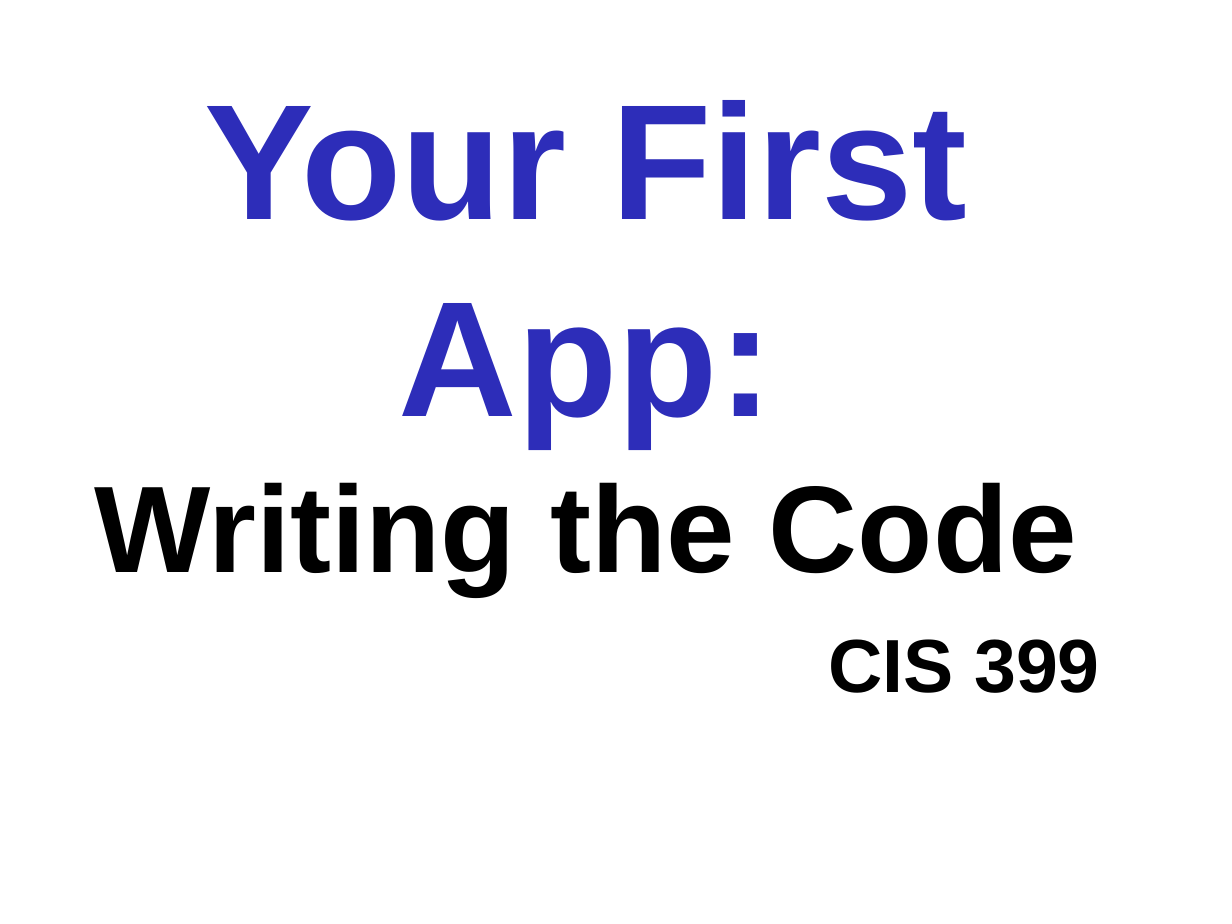
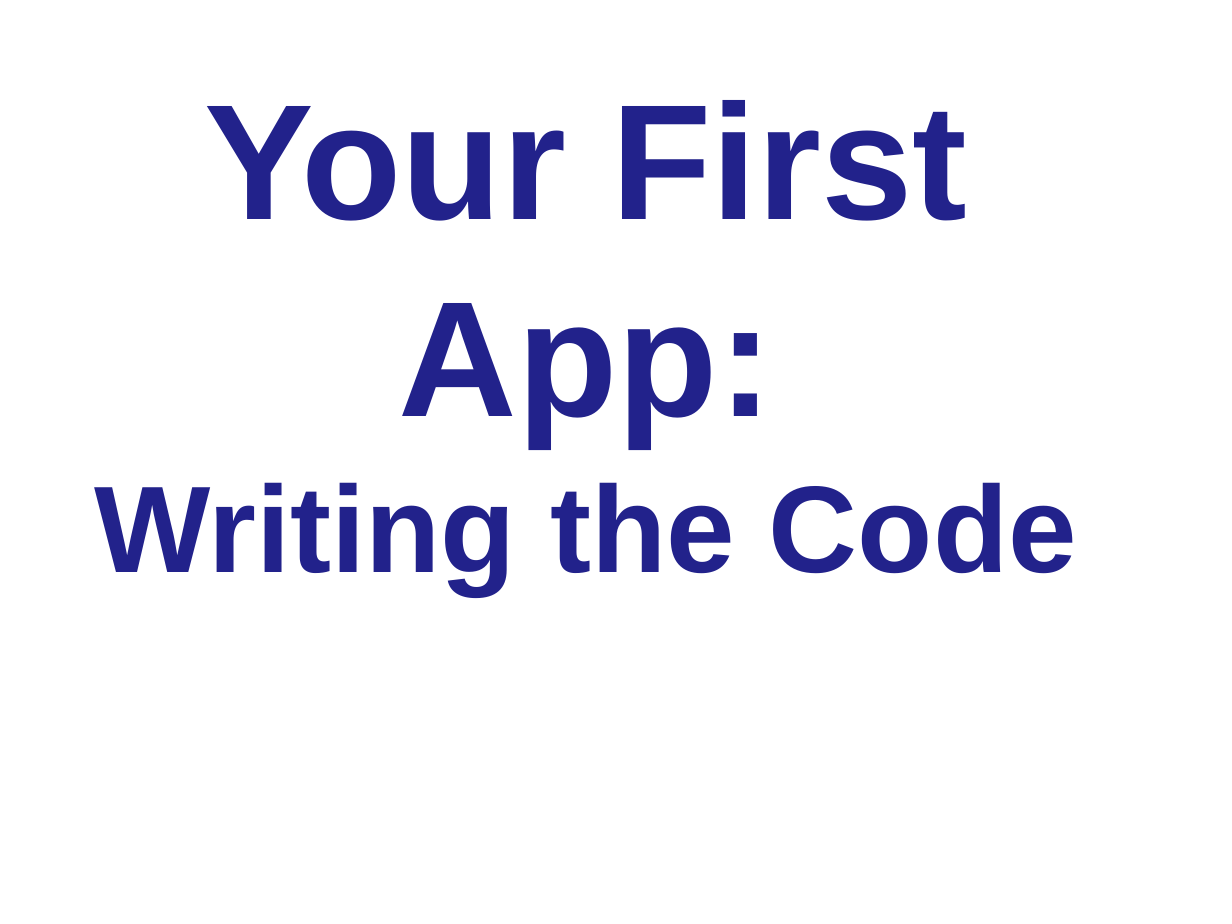
Before and after one commit to ProfBird/AndroidAppDev1-CourseMaterials, a slide deck: slide 1 of docs/Slides/1-Intro-3-FirstAppCode.pptx. Drawn at 1232x924 pixels with LibreOffice and Linux fonts; fonts in the diff are those of the drawing; background and template pictures are left out. Boxes give left, top, right and bottom in pixels: in the first picture for what was removed or moved away, otherwise in the second. Text is boxed around its words. In the diff, an @@ line names an element or a change of style, - is before the commit and + after.

```diff
--- a/docs/Slides/1-Intro-3-FirstAppCode.pptx
+++ b/docs/Slides/1-Intro-3-FirstAppCode.pptx
@@ title "Your First App: Writing the ..." at (94, 100, 1077, 594): text colour #2D2DB9 to #22228B in "Your First App:"; text colour #000000 to #22228B in "Writing the Code" @@
@@ subtitle removed at (828, 639, 1100, 693) @@
-CIS 399
```
Also in this commit, not shown: 1 other slide changed, 7 other files.
